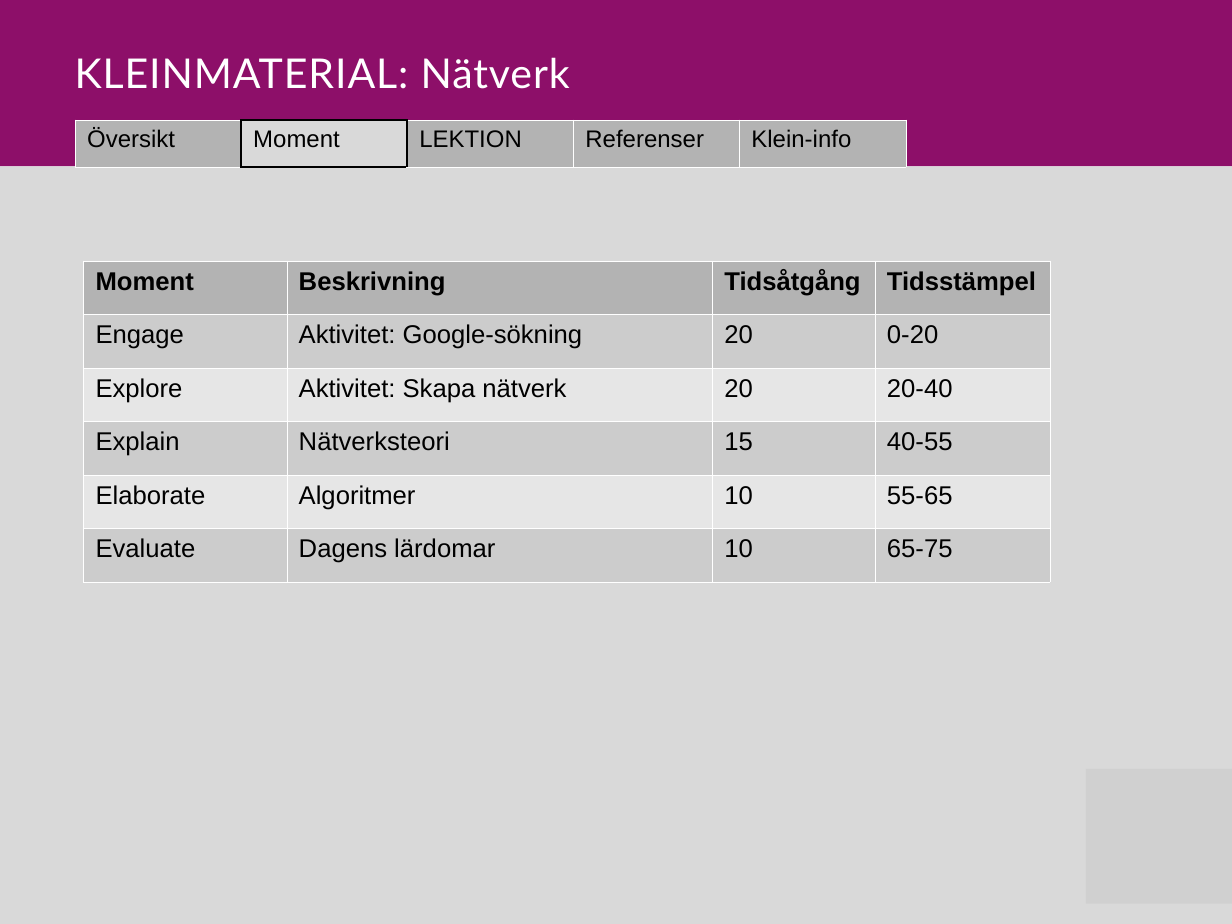
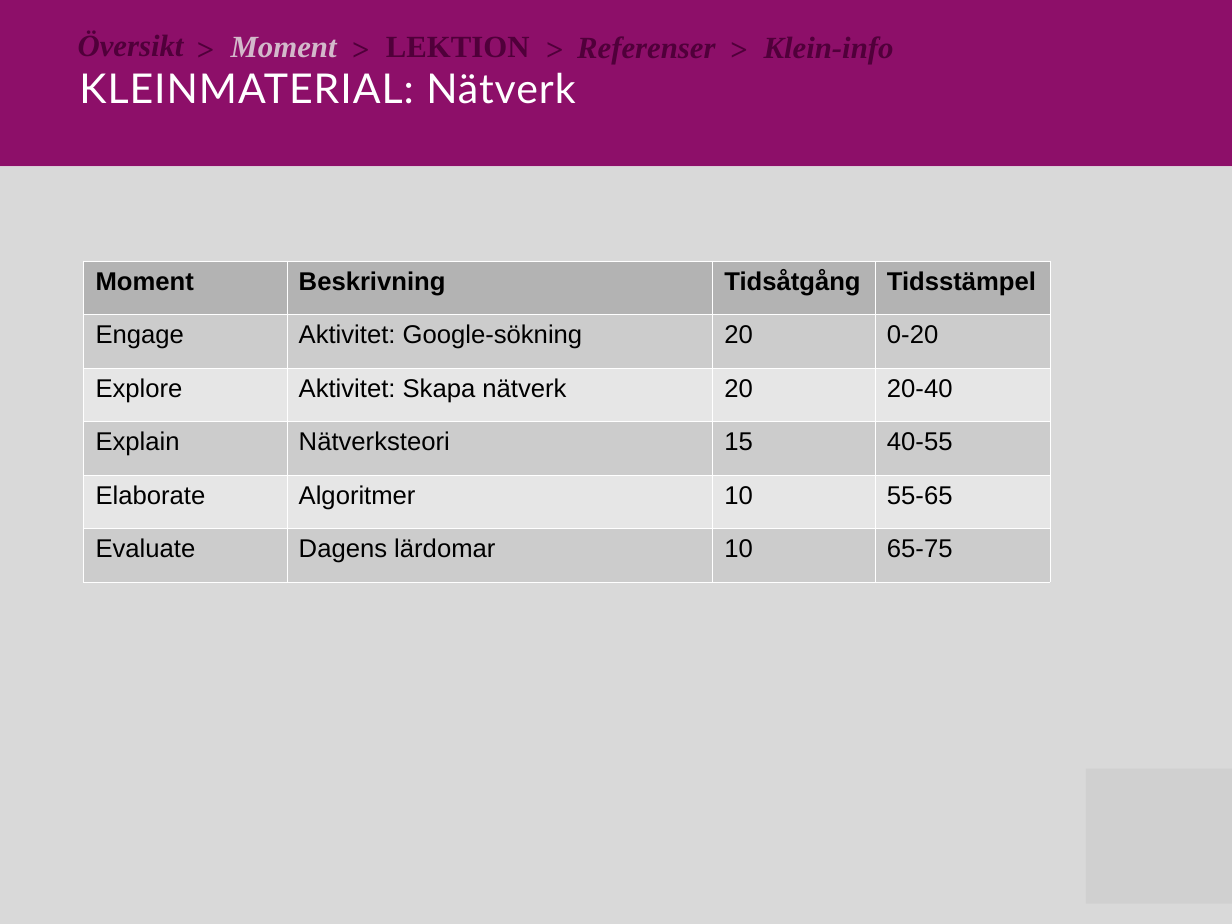
Before and after one commit to Niwsters/teaching-materials-thesis, a slide deck: slide 2 of revisions/2017-nätverk/material_nätverk_revision.pptx. Drawn at 1232x924 pixels with LibreOffice and Linux fonts; fonts in the diff are those of the drawing; grey boxes stand for pictures. Boxes give left, top, right and bottom in pixels: in the first picture for what was removed or moved away, otherwise in the second. Text is boxed around its words. In the diff, an @@ line names an element or a change of style, - is before the commit and + after.

```diff
--- a/revisions/2017-nätverk/material_nätverk_revision.pptx
+++ b/revisions/2017-nätverk/material_nätverk_revision.pptx
@@ group added at (x1=196, y1=30, x2=764, y2=60): 5 texts @@
+>
+Moment
+>
+>
+>
@@ text "KLEINMATERIAL: Nätverk" moved from (x1=75, y1=57, x2=570, y2=89) to (x1=79, y1=72, x2=575, y2=104) @@
@@ table removed at (x1=75, y1=120, x2=907, y2=166), 1 rows, 5 columns @@
-Översikt | Moment | LEKTION | Referenser | Klein-info
```
Also in this commit, not shown: 9 other slides changed, 2 other files.
